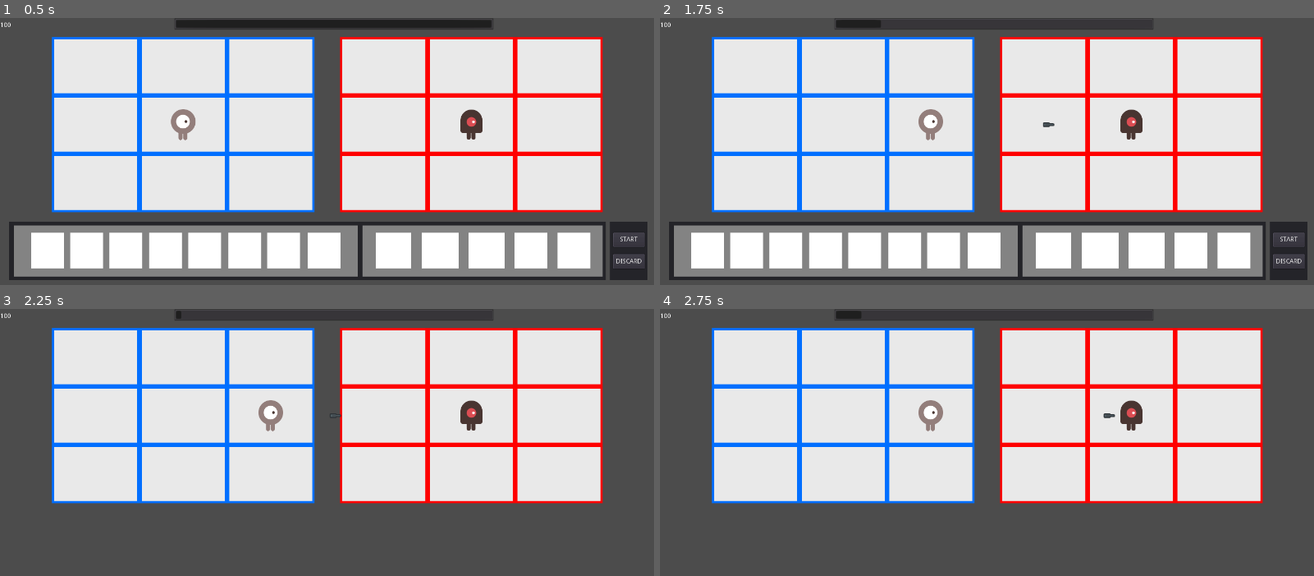
Above: before the commit, frames 1-4 (two rows, left to right).
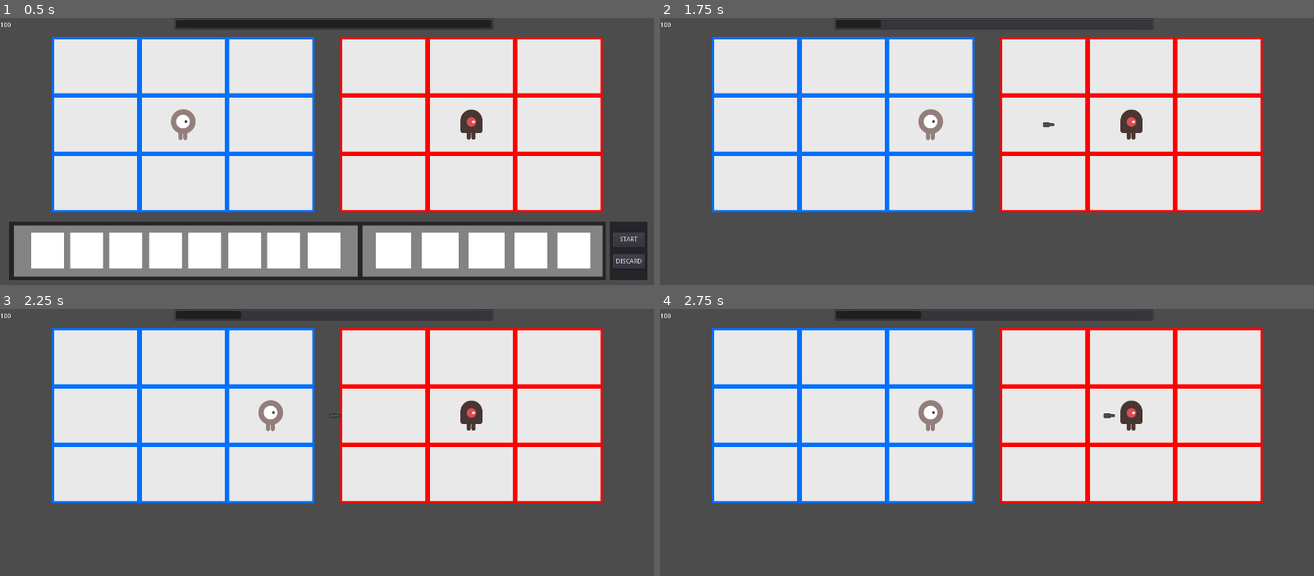
Above: after the commit, the same moments.

Repository: Conanap/mmbn
Game: Godot game, scene res://Scenes/Main.tscn
The game is run twice, just before and just after one commit, with the same random seed, the same clock (stepped at 60 frames per second) and the same inputs.
Inputs (mouse positions are in pixels of both pictures, inside the frame that each line leads up to):
- Up to frame 1 (0.5 s): no input
- Up to frame 2 (1.75 s): click "DISCARD" at 0.5 s; move the mouse to (1130, 140) at 1.27 s; press the mouse at (1130, 140) at 1.28 s; hold Right (ui_right) from 1.28 s (still down); tap R (draw) at 1.55 s
- Up to frame 3 (2.25 s): release Right (ui_right) at 2 s; release the mouse at (470, 431) at 2 s; click (627, 530) at 2 s, where only the run before the commit has a clickable "START"
- Up to frame 4 (2.75 s): no input

Frame 1 is identical in both runs. In frame 2, 20% of the frame differs, in the area x 1-99%, y 76-99%; in frame 3, 0.2%; in frame 4, 0.2%.

Commit message:
player's projectile no longer collide with the player

Diff:
--- a/Scenes/Chars/Player.gd
+++ b/Scenes/Chars/Player.gd
@@ -7,7 +7,7 @@
 
 var Bullet = preload('res://Scenes/Effects/Bullet.tscn')
 
-var draw_ready = false
+var input_disabled = true
 
 func _init(var initx=1, var inity=1, var inithealth=100):
 	charx = initx
@@ -16,12 +16,16 @@
 
 func _ready():
 	# connecting to event bus
-	EventBus.connect("drawReady", self, "_on_draw_ready")
+	EventBus.connect("disablePlayerInput", self, "_on_disable_player_input")
+
 	EventBus.emit_signal("health_player_update", self.health)
 
 	$PItemSpwnPt.position = self.position + Vector2(27, 0)
 
 func _input(event):
+	if input_disabled:
+		return
+
 	var dir = Vector2()
 	if event.is_action_pressed("ui_right"):
 		dir.x += 1
@@ -39,8 +43,7 @@
 		print('attack!')
 		spawn_item("bullet")
 
-	if event.is_action_pressed("draw") && draw_ready:
-		draw_ready = false
+	if event.is_action_pressed("draw"):
 		EventBus.emit_signal("drawSummoned")
 
 func spawn_item(itemType):
@@ -48,6 +51,7 @@
 
 	if itemType == 'bullet':
 		item = Bullet.instance()
+		item.OGGrp = "Player"
 
 	if !item:
 		print("cannot identify item type / cannot instanciate item")
@@ -62,5 +66,5 @@
 	.change_health(health)
 	emit_signal("health_player_update", self.health)
 
-func _on_draw_ready():
-	self.draw_ready = true
+func _on_disable_player_input(var val : bool):
+	self.input_disabled = val
--- a/Scenes/Chars/Player.tscn
+++ b/Scenes/Chars/Player.tscn
@@ -16,7 +16,9 @@
 "speed": 5.0
 } ]
 
-[node name="Player" type="Area2D"]
+[node name="Player" type="Area2D" groups=[
+"Player",
+]]
 script = ExtResource( 3 )
 
 [node name="PItemSpwnPt" type="Position2D" parent="."]
--- a/Scenes/Effects/Projectile.gd
+++ b/Scenes/Effects/Projectile.gd
@@ -5,6 +5,10 @@
 # must be set on init:
 # speed
 var speed : int
+
+# must be set on instancing:
+# originator
+var OGGrp
 
 # must be set on ready:
 # size
@@ -17,5 +21,5 @@
 	position += transform.x * speed * delta
 
 func _on_Projectile_area_entered(body):
-	if body.is_in_group('chars'):
+	if body.is_in_group('chars') && !body.is_in_group(OGGrp):
 		queue_free()
--- a/Scenes/HUD.gd
+++ b/Scenes/HUD.gd
@@ -33,9 +33,11 @@
 	$HPLabel.text = str(health)
 
 func on_draw_summon():
-	$CardList.show()
-	$CardSel.show()
-	$ButtonPanel.show()
+	if drawReady:
+		$CardList.show()
+		$CardSel.show()
+		$ButtonPanel.show()
+		EventBus.emit_signal("disablePlayerInput", true)
 
 func hide_draw():
 	$CardList.hide()
@@ -43,6 +45,7 @@
 	$ButtonPanel.hide()
 	$DrawTimerBar.value = 0
 	drawReady = false
+	EventBus.emit_signal("disablePlayerInput", false)
 
 func _on_StartButton_pressed():
 	hide_draw()
--- a/Scripts/EventBus.gd
+++ b/Scripts/EventBus.gd
@@ -8,3 +8,4 @@
 signal drawSummoned
 signal drawStart
 signal drawDiscard
+signal disablePlayerInput(val)
--- a/project.godot
+++ b/project.godot
@@ -121,6 +121,16 @@
 "events": [ Object(InputEventKey,"resource_local_to_scene":false,"resource_name":"","device":0,"alt":false,"shift":false,"control":false,"meta":false,"command":false,"pressed":false,"scancode":82,"unicode":0,"echo":false,"script":null)
  ]
 }
+start={
+"deadzone": 0.5,
+"events": [ Object(InputEventKey,"resource_local_to_scene":false,"resource_name":"","device":0,"alt":false,"shift":false,"control":false,"meta":false,"command":false,"pressed":false,"scancode":71,"unicode":0,"echo":false,"script":null)
+ ]
+}
+discard={
+"deadzone": 0.5,
+"events": [ Object(InputEventKey,"resource_local_to_scene":false,"resource_name":"","device":0,"alt":false,"shift":false,"control":false,"meta":false,"command":false,"pressed":false,"scancode":84,"unicode":0,"echo":false,"script":null)
+ ]
+}
 
 [rendering]
 
